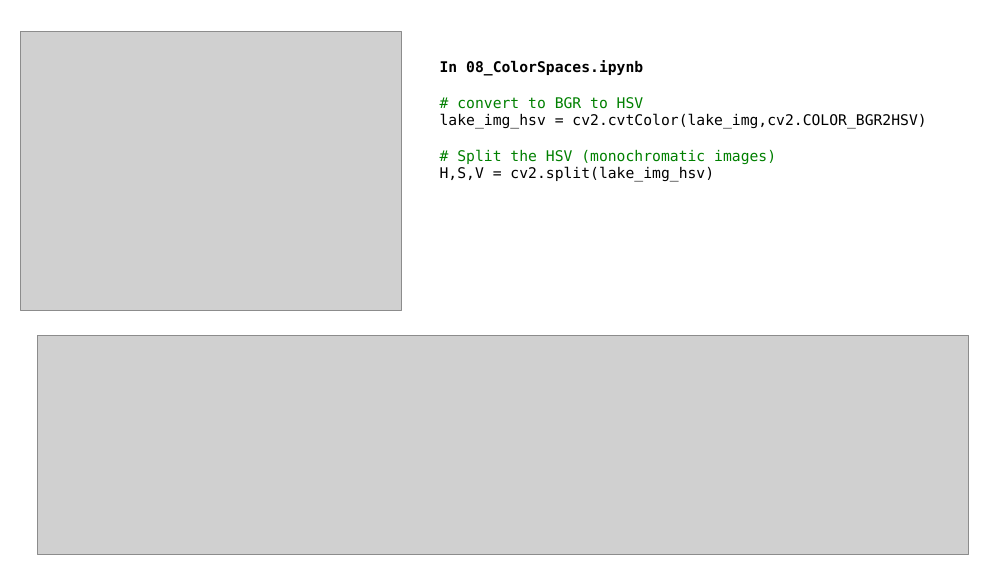
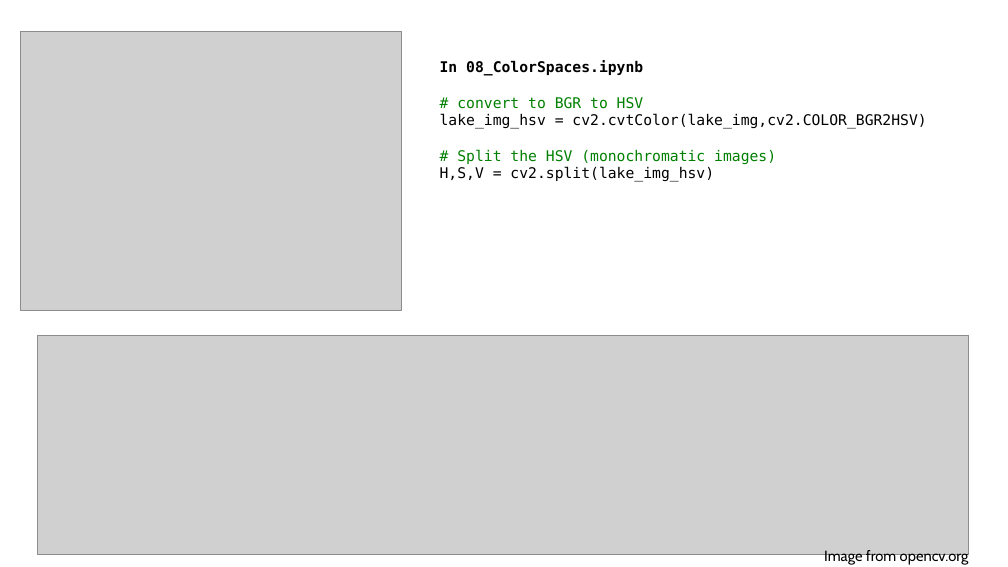
Before and after one commit to SSOE-ECE1390/LecturePowerPoints, a slide deck: slide 8 of ECE1390_Lecture3.pptx. Drawn at 1008x567 pixels with LibreOffice and Linux fonts; fonts in the diff are those of the drawing; grey boxes stand for pictures. Boxes give left, top, right and bottom in pixels: in the first picture for what was removed or moved away, otherwise in the second. Text is boxed around its words. In the diff, an @@ line names an element or a change of style, - is before the commit and + after.

```diff
--- a/ECE1390_Lecture3.pptx
+++ b/ECE1390_Lecture3.pptx
@@ text added at [824,548,969,565], 14 pt, text #000000 @@
+Image from opencv.org
```
Also in this commit, not shown: 2 other slides changed, 3 other files.
